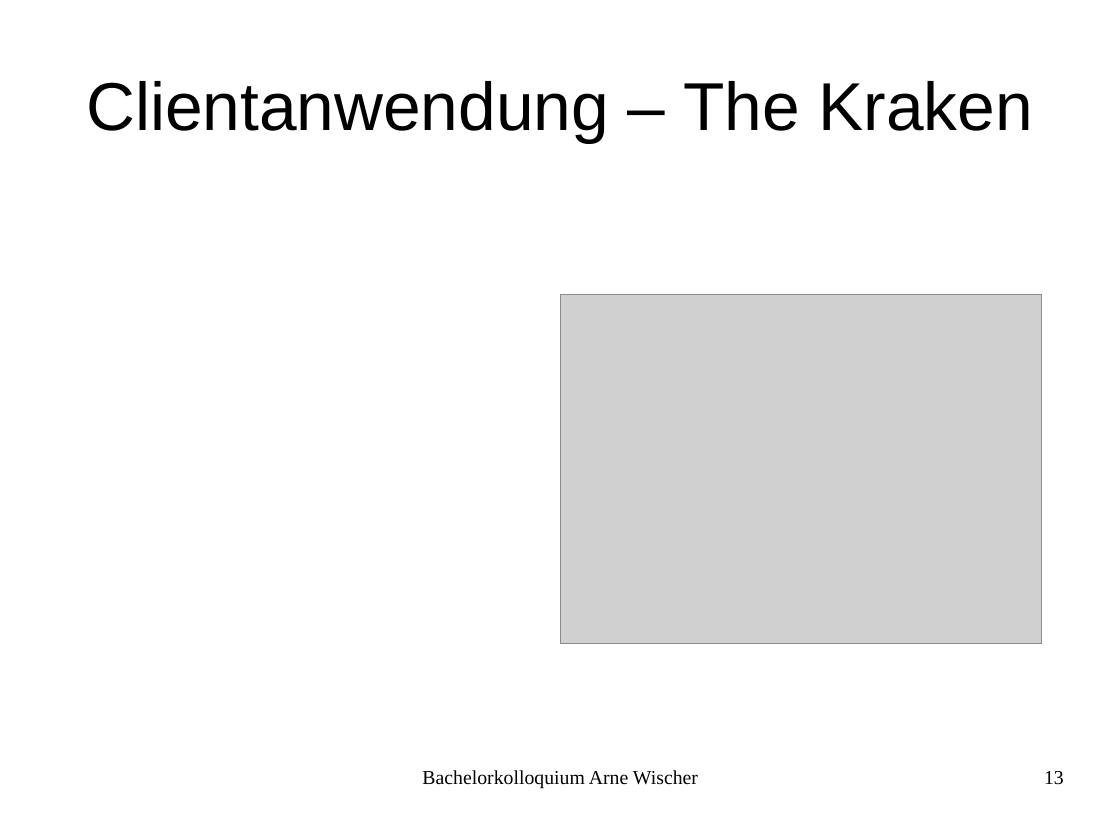
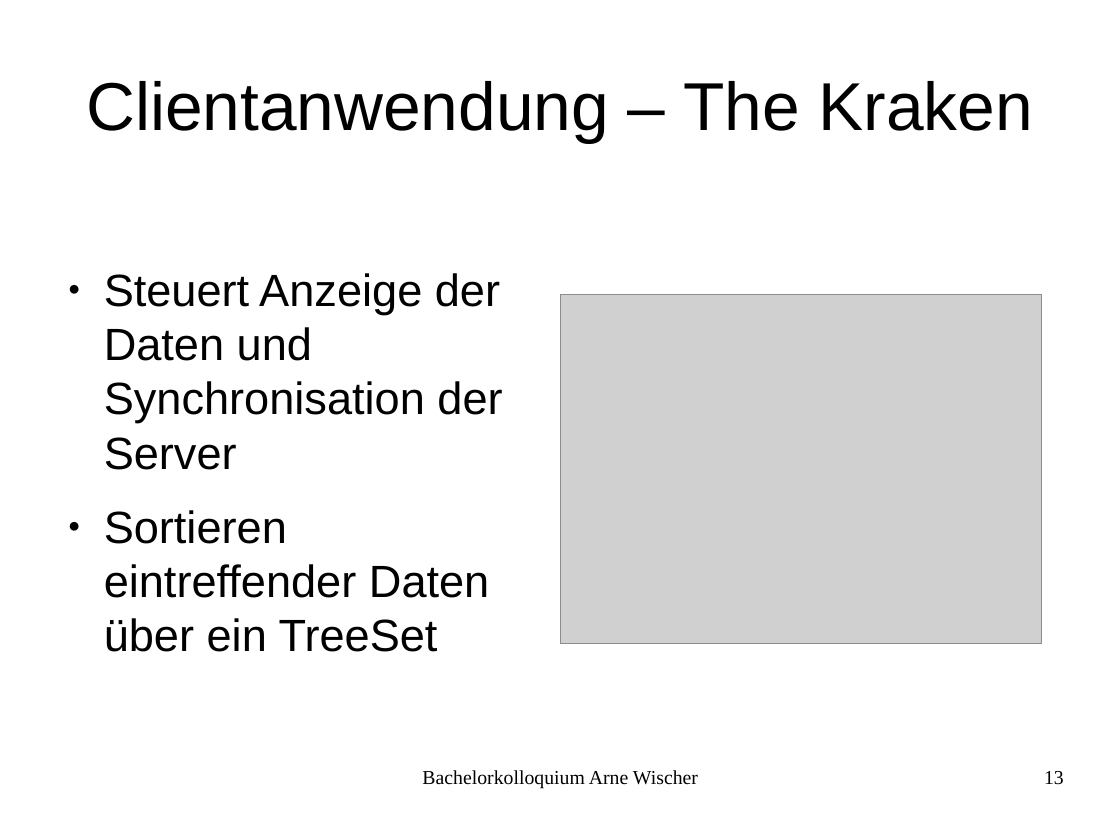
Before and after one commit to fettlaus/Kolloq, a slide deck: slide 13 of Kolloq.odp. Drawn at 1120x840 pixels with LibreOffice and Linux fonts; fonts in the diff are those of the drawing; grey boxes stand for pictures. Boxes give left, top, right and bottom in pixels: in the first picture for what was removed or moved away, otherwise in the second. Text is boxed around its words. In the diff, an @@ line names an element or a change of style, - is before the commit and + after.

```diff
--- a/Kolloq.odp
+++ b/Kolloq.odp
@@ text added at [104, 273, 502, 652], 32 pt, text #000000 @@
+● Steuert Anzeige der Daten und Synchronisation der Server
+● Sortieren eintreffender Daten über ein TreeSet
```
Also in this commit, not shown: 8 other slides changed, 4 other files.
